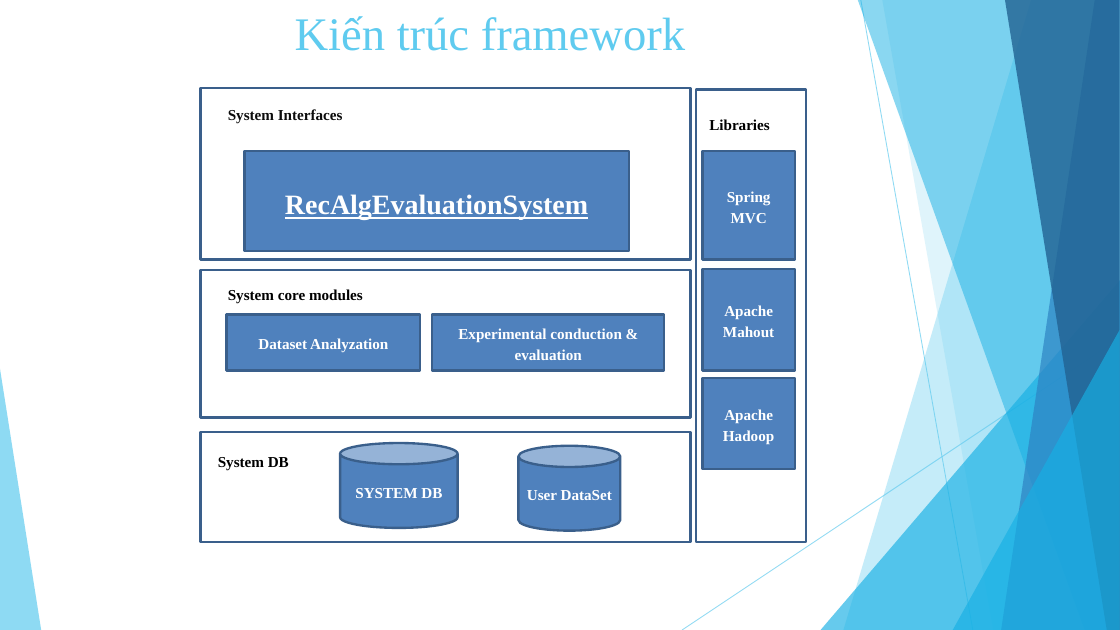
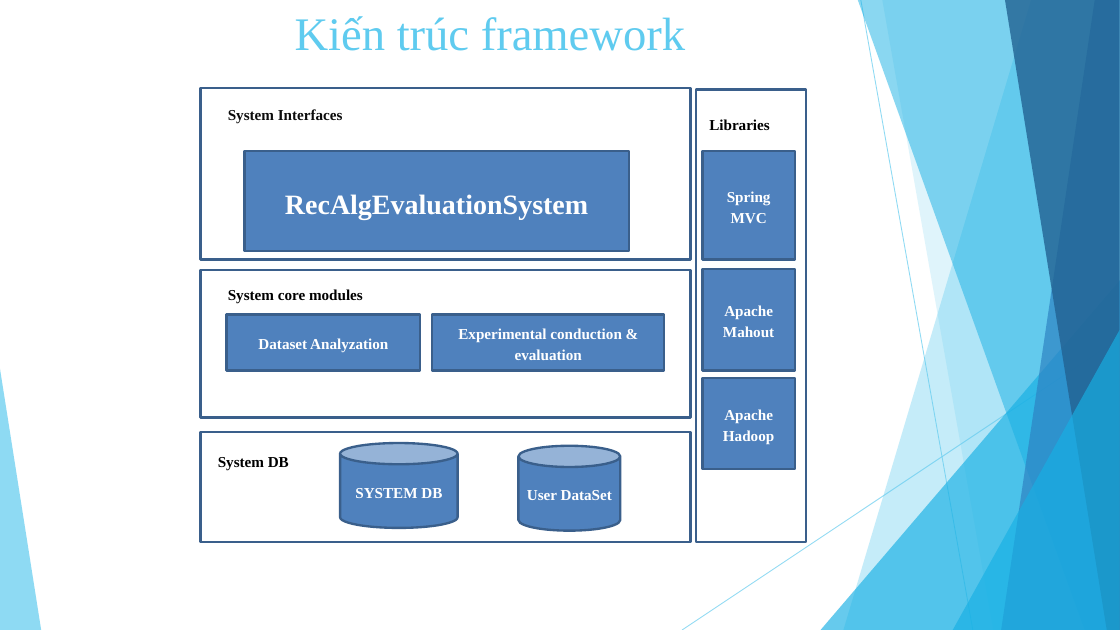
Before and after one commit to tuyennta/JobRecSys, a slide deck: slide 15 of Documents/Báo cáo/Bao cao KLTN.pptx (slide 14 before the commit). Drawn at 1120x630 pixels with LibreOffice and Linux fonts; fonts in the diff are those of the drawing. Boxes give left, top, right and bottom in pixels: in the first picture for what was removed or moved away, otherwise in the second. Text is boxed around its words. In the diff, an @@ line names an element or a change of style, - is before the commit and + after.

```diff
--- a/Documents/Báo cáo/Bao cao KLTN.pptx
+++ b/Documents/Báo cáo/Bao cao KLTN.pptx
@@ rectangle "RecAlgEvaluationSystem" at (245,151,628,251): underline off @@
```
Also in this commit, not shown: 7 other slides changed, 1 slide added.
